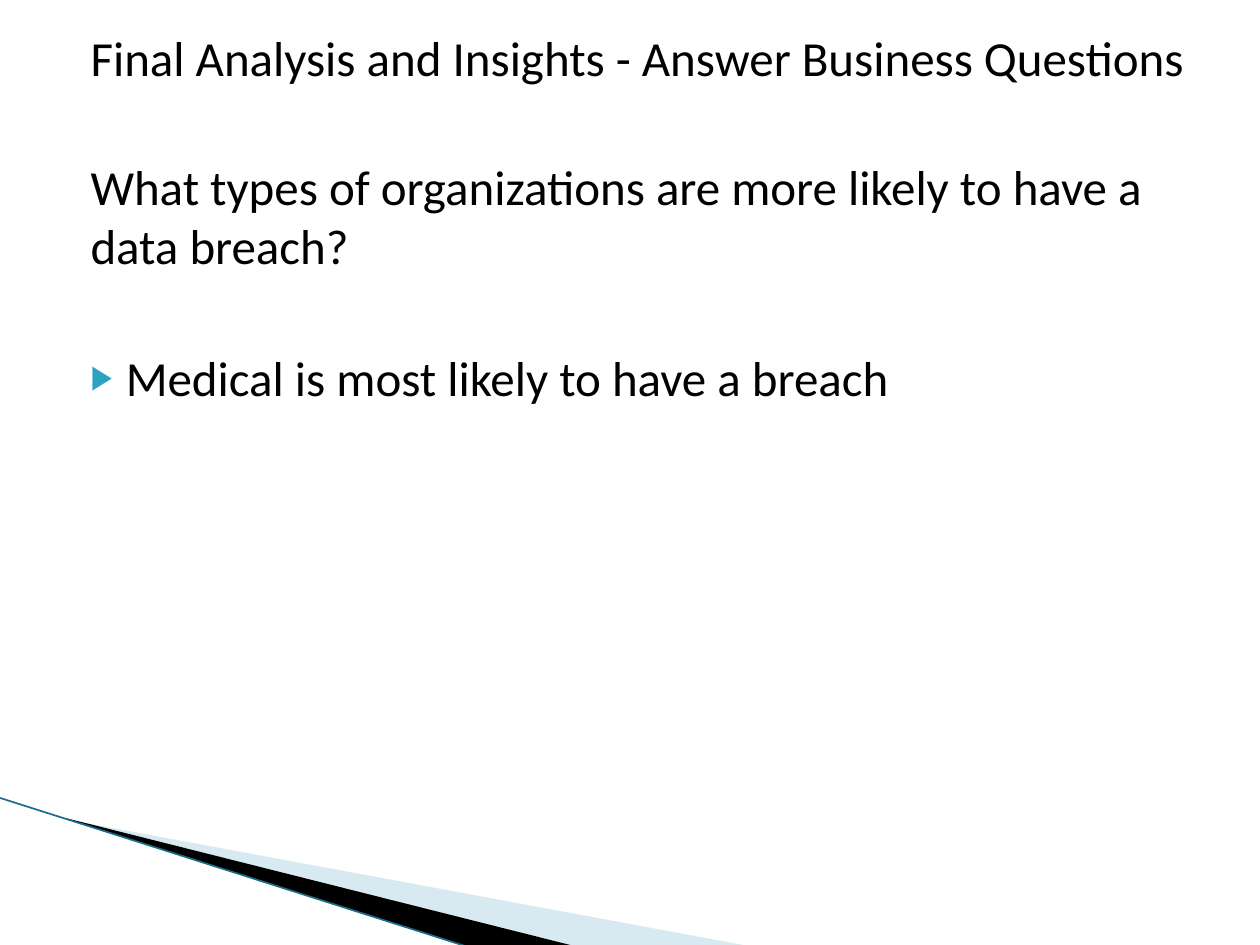
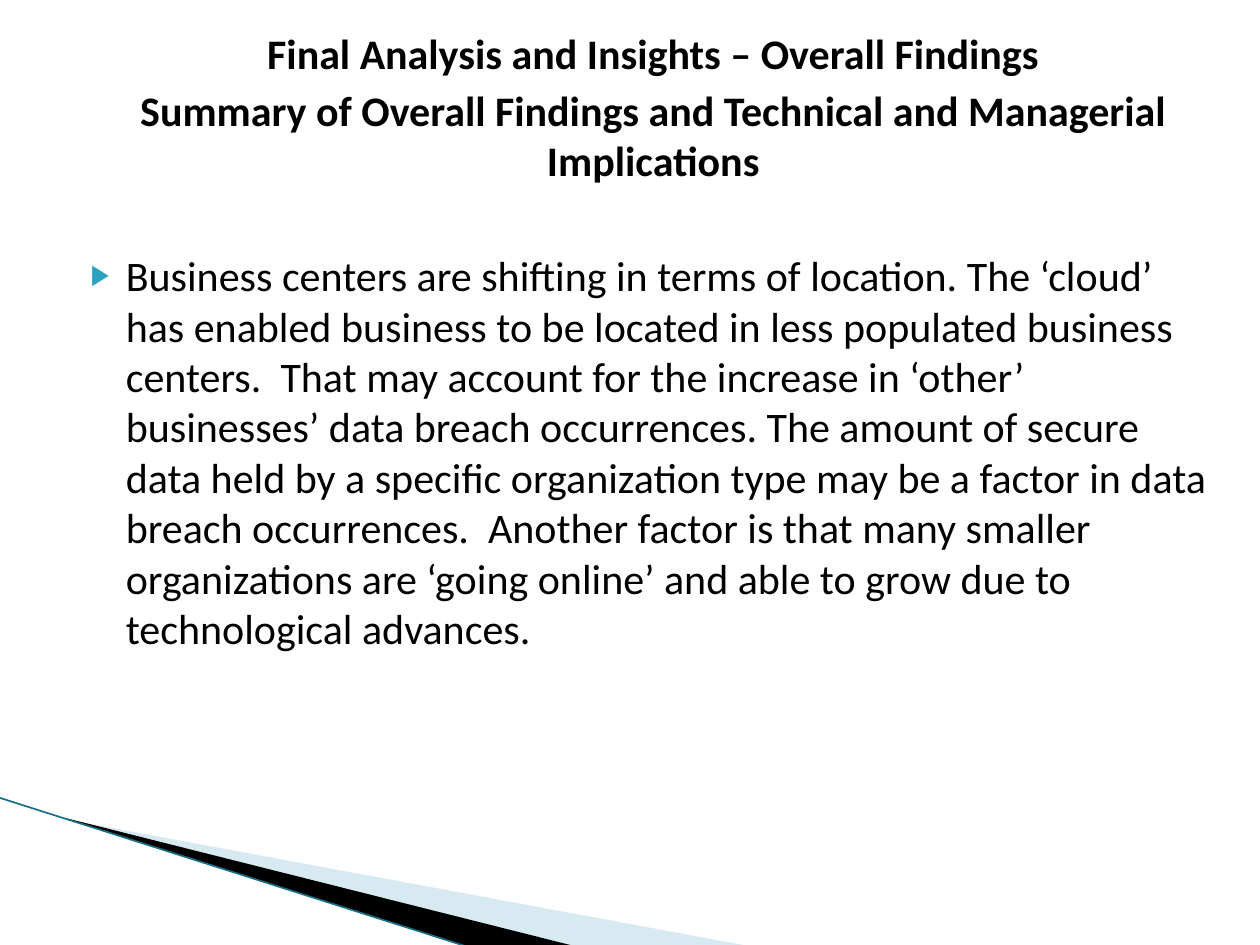
Before and after one commit to dmrod01/Capstone, a slide deck: slide 72 of Final Analysis - Data Capstone Project - Data Breaches.pptx (slide 51 before the commit). Drawn at 1260x945 pixels with LibreOffice and Linux fonts; fonts in the diff are those of the drawing; background and template pictures are left out. Boxes give left, top, right and bottom in pixels: in the first picture for what was removed or moved away, otherwise in the second. Text is boxed around its words. In the diff, an @@ line names an element or a change of style, - is before the commit and + after.

```diff
--- a/Final Analysis - Data Capstone Project - Data Breaches.pptx
+++ b/Final Analysis - Data Capstone Project - Data Breaches.pptx
@@ text at [126, 39, 1205, 652]: text changed; size 28 to 24 pt @@
-Final Analysis and Insights - Answer Business Questions
-What types of organizations are more likely to have a data breach?
-▶ Medical is most likely to have a breach
+Final Analysis and Insights – Overall Findings
+Summary of Overall Findings and Technical and Managerial Implications
+▶ Business centers are shifting in terms of location. The ‘cloud’ has enabled business to be located in less populated business centers. That may account for the increase in ‘other’ businesses’ data breach occurrences. The amount of secure data held by a specific organization type may be a factor in data breach occurrences. Another factor is that many smaller organizations are ‘going online’ and able to grow due to technological advances.
```
Also in this commit, not shown: 5 other slides changed, 4 slides added, 1 slide removed.
